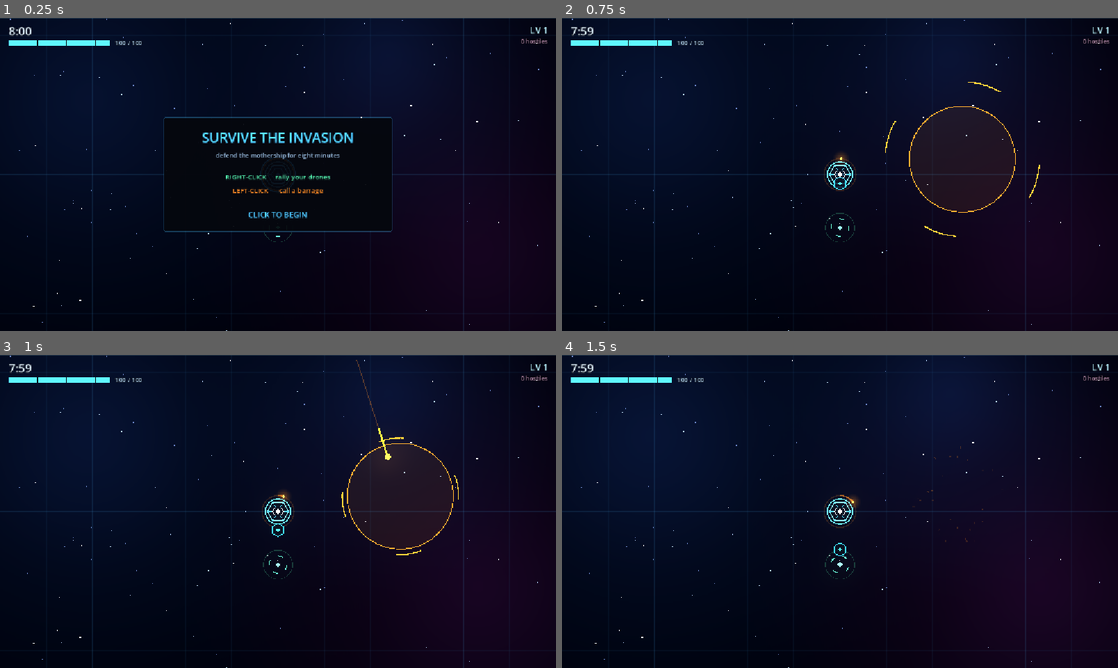
Above: before the commit, frames 1-4 (two rows, left to right).
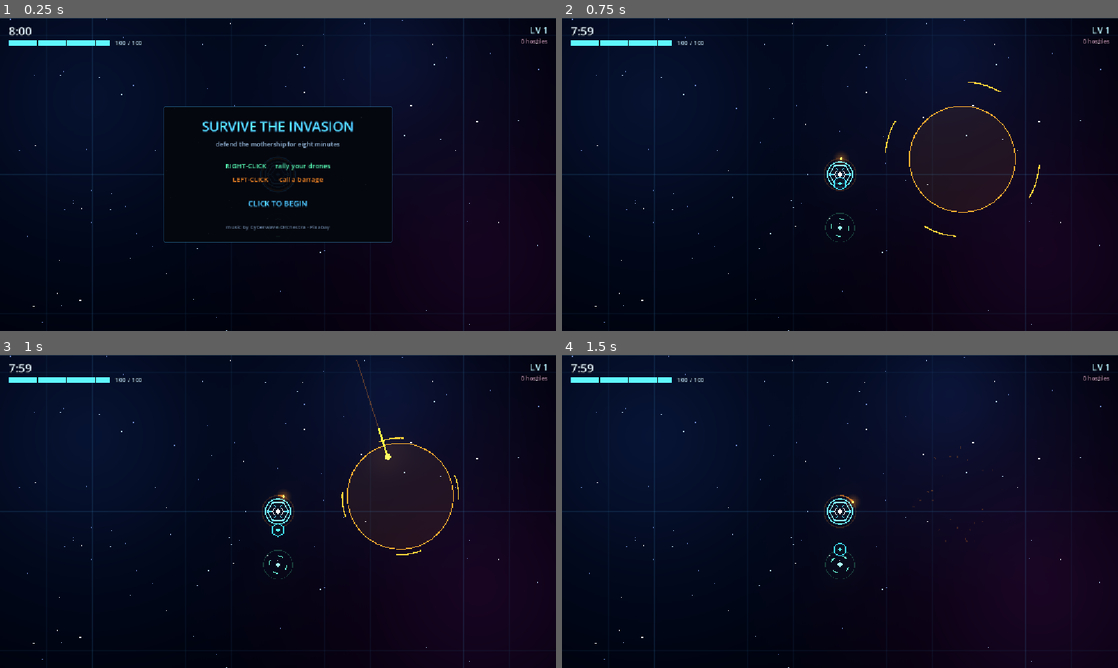
Above: after the commit, the same moments.

Repository: tapiokdev/squadron-concept-game
Game: Godot game, scene res://main.tscn
Two runs of this game, one before a commit and one after it. Both use one fixed random seed, a clock stepped at 60 frames per second and the inputs below.
Inputs (mouse positions are in pixels of both pictures, inside the frame that each line leads up to):
- Up to frame 1 (0.25 s): no input
- Up to frame 2 (0.75 s): tap Enter at 0.5 s; move the mouse to (962, 158) at 0.52 s; click (962, 158) at 0.67 s
- Up to frame 3 (1 s): no input
- Up to frame 4 (1.5 s): drag from (728, 527) to (812, 574) at 1.27 s

The runs differ from the first frame. In frame 1, 3.4% of the frame differs, in the area x 29-71%, y 28-72%; in frame 2, nothing differs; in frame 3, nothing differs; in frame 4, nothing differs.

Commit message:
Name the artist who wrote the music
Verified against the Pixabay page rather than inferred from the download
filename: Cyberwave-Orchestra, "Slow Sci-Fi Synthwave Underscore Music Loop",
Pixabay Content License. Getting a credit wrong is worse than not giving one,
and the mp3 carries no ID3 tags at all, so the filename was the only other
source and it is not authoritative.

The licence does not require attribution. The credit is there because using
someone's work without naming them is a choice, not because a licence forced
one — which is also why the start screen names the person and nothing else.
It is the smallest and dimmest line on the panel, below the prompt, at 215px
against a 430px minimum so nothing reflowed. Licence terms and the link go in
CREDITS.md and on the itch page, where anyone actually looking for them will
look.

CREDITS.md also records that nothing else in the project is third-party,
which is worth stating explicitly rather than leaving to be inferred.

Co-Authored-By: Claude Opus 5 <noreply@anthropic.com>

Diff:
--- a/scripts/start_screen.gd
+++ b/scripts/start_screen.gd
@@ -59,6 +59,15 @@
 	_add(box, "LEFT-CLICK      call a barrage", 14, Palette.neon(Palette.BARRAGE, 1.0))
 	_spacer(box, 12)
 	_prompt = _add(box, "CLICK TO BEGIN", 16, Palette.neon(Palette.TOWER, 1.3))
+	_spacer(box, 14)
+	# The Pixabay licence does not require attribution. This is here because
+	# using someone's work without naming them is a choice, not because a
+	# licence forced one. Deliberately the quietest thing on the panel — the
+	# artist gets named, the prompt above keeps the eye. Licence terms and the
+	# link live on the itch page and in CREDITS.md, where someone looking for
+	# them will actually look.
+	_add(box, "music by Cyberwave-Orchestra · Pixabay", 11,
+		Color(0.42, 0.52, 0.64))
 
 	get_tree().paused = true
 
Not shown, changed: # Tower Survivors — Project Brief & Handoff Document.md
Not shown, added: CREDITS.md
